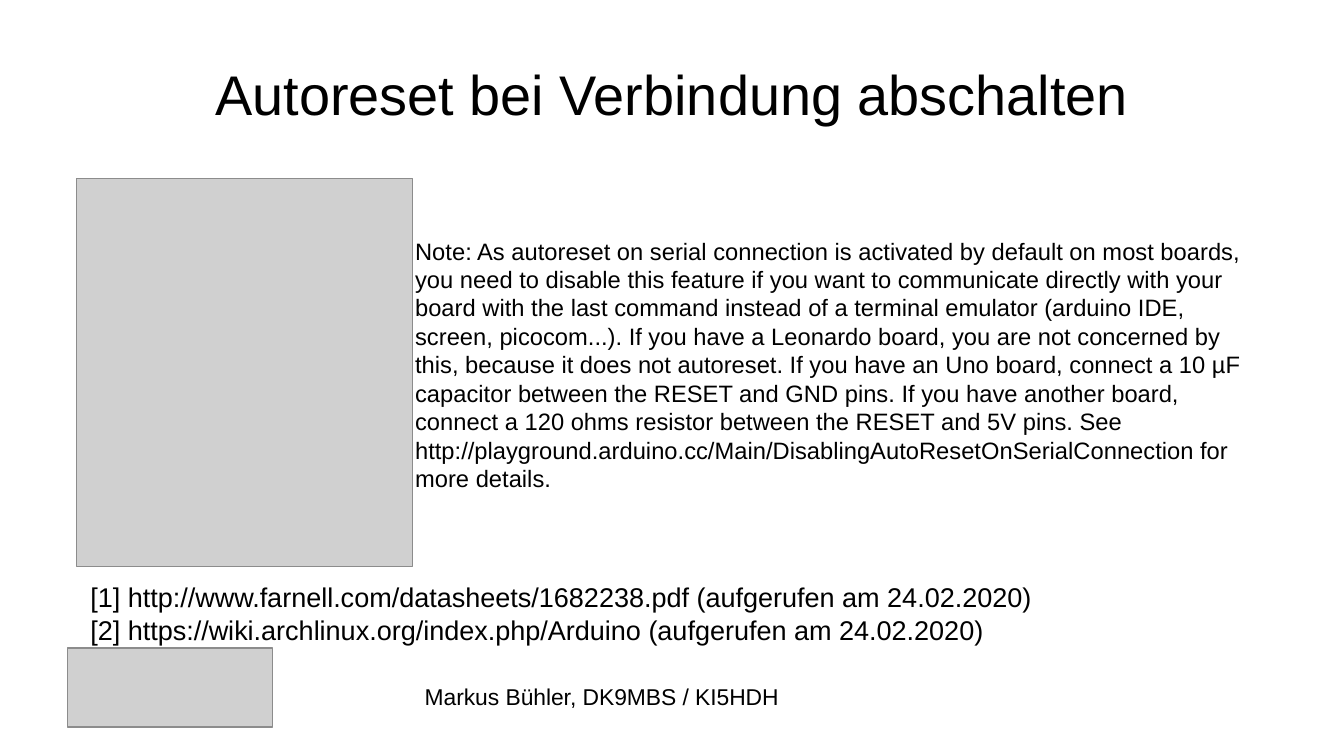
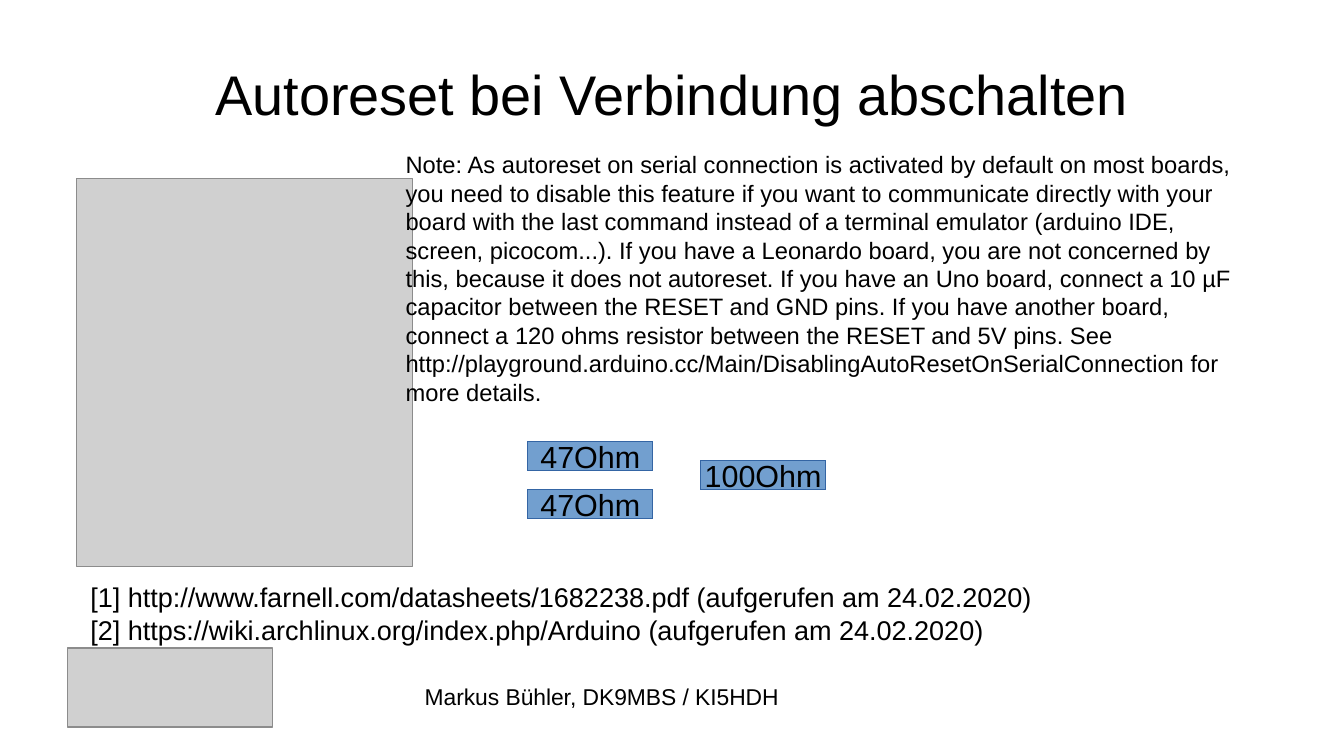
Before and after one commit to dk9mbs/MagLoop, a slide deck: slide 3 of docu/Dokumentation.odp. Drawn at 1344x756 pixels with LibreOffice and Linux fonts; fonts in the diff are those of the drawing; grey boxes stand for pictures. Boxes give left, top, right and bottom in pixels: in the first picture for what was removed or moved away, otherwise in the second. Text is boxed around its words. In the diff, an @@ line names an element or a change of style, - is before the commit and + after.

```diff
--- a/docu/Dokumentation.odp
+++ b/docu/Dokumentation.odp
@@ text "Note: As autoreset on serial ..." rewrapped from [415, 242, 1240, 488] to [406, 155, 1230, 406] @@
@@ rectangle added at [528, 441, 652, 471], fill #729FCF, outline #3465A4 0 pt, 18 pt, text #000000 @@
+47Ohm
@@ rectangle added at [701, 461, 826, 490], fill #729FCF, outline #3465A4 0 pt, 18 pt, text #000000 @@
+100Ohm
@@ rectangle added at [528, 490, 652, 520], fill #729FCF, outline #3465A4 0 pt, 18 pt, text #000000 @@
+47Ohm
```
Also in this commit, not shown: 1 other slide changed, 4 other files.
